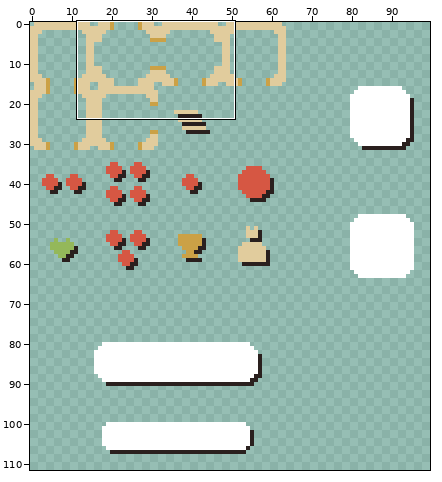
Sprite sheet: Assets/Texture/123.png. Above: a wide view before the commit, with the close-up outlined.
Close-up. First the earlier version:
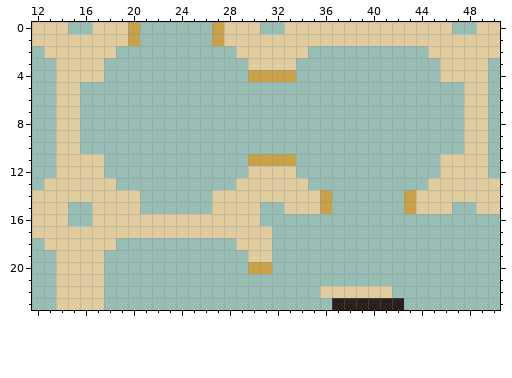
The file is 120x120 pixels. Shown: x 12..50, y 0..23. The wide view leaves out empty margins.
The same view after the edit:
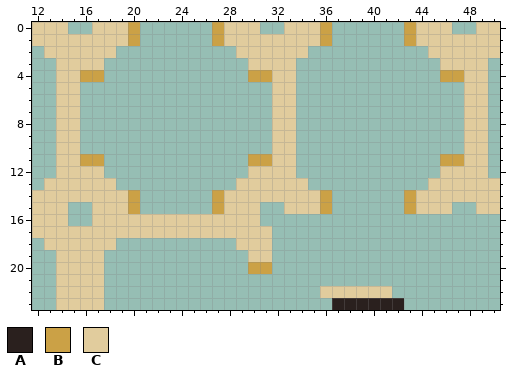
Palette (. is transparent): A #2a201e  B #cba146  C #e1cc9d
Difference:
y 0..1: x 36..43 CCCCCCCC -> B......B
y 4: x 16..17 CC -> BB; x 32..33 BB -> CC; x 46..47 CC -> BB
y 5..10: x 32..33 .. -> CC
y 11: x 16..17 CC -> BB; x 32..33 BB -> CC; x 46..47 CC -> BB
y 14..15: x 20 C -> B; x 27 C -> B
Where, in picture pixels (left, top, right, bottom), the same in both close-ups:
changed: (212, 22, 464, 214)
changed: (80, 70, 104, 82)
changed: (80, 154, 140, 214)
